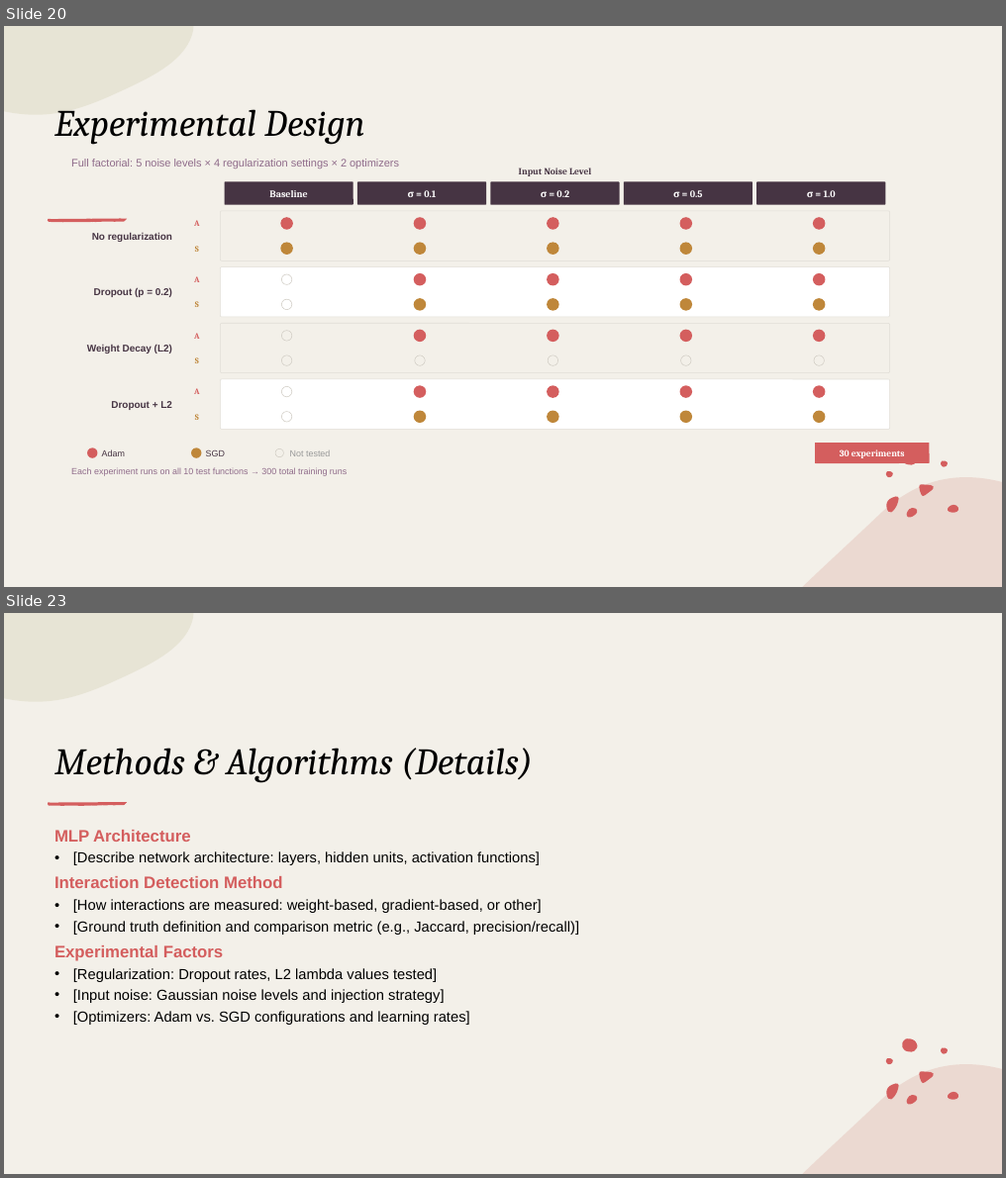
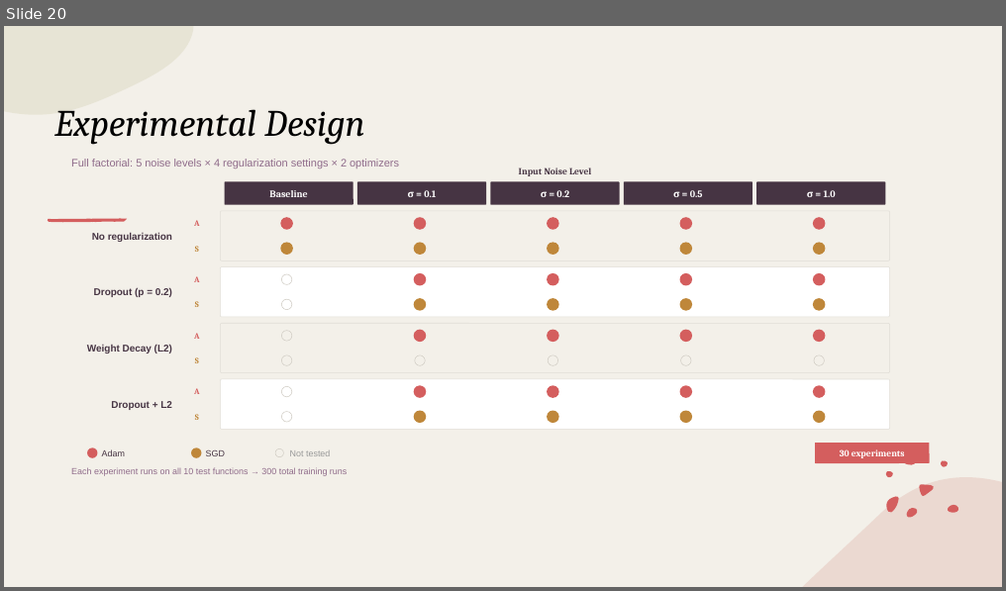
Before and after one commit to EdouarddDw/MLP-Interaction-Detection, a slide deck: mid term prezsention.pptx. Shown one above the other, each under a label of ours: slides 20 and 23 before the commit, slide 20 after it; the slides between them are not shown. The pictures are 1006x1178 and 1006x591 pixels, drawn with LibreOffice and Linux fonts; fonts in the diff are those of the drawing. Boxes give left, top, right and bottom in pixels: in the first picture for what was removed or moved away, otherwise in the second. Text is boxed around its words. In the diff, an @@ line names an element or a change of style, - is before the commit and + after.

```diff
--- a/mid term prezsention.pptx
+++ b/mid term prezsention.pptx
@@ slide 23 removed at bbox=[4, 613, 1002, 1174], background #F3F0E9; not listed: 9 template elements that a slide beside it also shows @@
@@ title removed at bbox=[54, 748, 533, 783] @@
-Methods & Algorithms (Details)
@@ group removed at bbox=[48, 802, 127, 806]: 5 freeform shapes @@
@@ text removed at bbox=[54, 830, 579, 1025] @@
-MLP Architecture
-• [Describe network architecture: layers, hidden units, activation functions]
-Interaction Detection Method
-• [How interactions are measured: weight-based, gradient-based, or other]
-• [Ground truth definition and comparison metric (e.g., Jaccard, precision/recall)]
-Experimental Factors
-• [Regularization: Dropout rates, L2 lambda values tested]
-• [Input noise: Gaussian noise levels and injection strategy]
-• [Optimizers: Adam vs. SGD configurations and learning rates]
```
Also in this commit, not shown: 6 slides changed, 12 slides added, 6 other slides removed, 3 other files.
